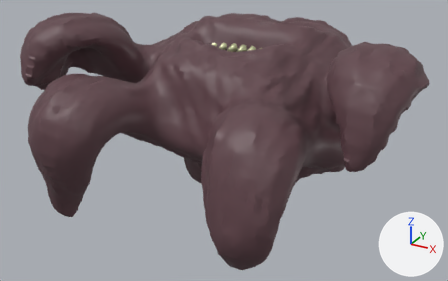
Before and after pictures for a commit that changed the FBX model Assets/Blender Files/Models/Bat LOD.fbx.
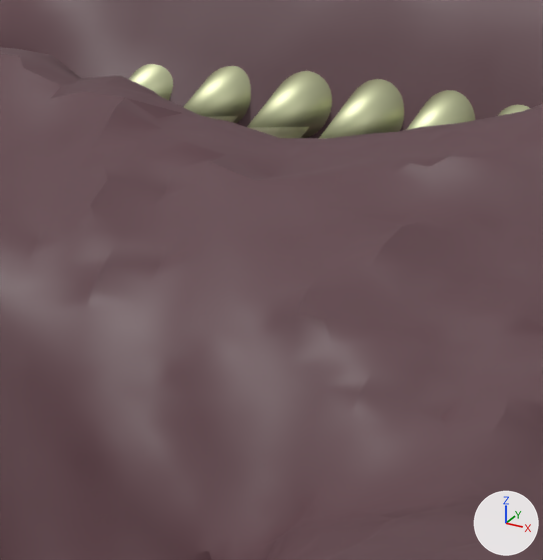
The first picture shows the older version from a 50 mm camera at (2.5, 24.99, 2.0) aimed at (-0.03, 29.6, -0.3). The close-ups show both versions on the part from 43% to 59% of the width and 12% to 38% of the height of that picture. Lighting does not change. The marker at lower right points along +X, +Y and +Z. Objects named as collision shapes, trigger or cutter boxes, shadow casters or lower levels of detail are left out. Where no turn or scale is listed for an object, it has been applied to the vertices.

The older version as bpy lines, for what is in view:
```python
me_sphere_008 = bpy.data.meshes.new('Sphere.008')
me_sphere_008.from_pydata(...)  # 22098 vertices, 22163 faces; spans x -187.0..176.0, y -176.0..119.0, z -89.0..83.0
# faces by material slot: [20644, 1024, 495]
me_sphere_008.materials.append(mat_alternate_grunt_skin_material)  # brown #61444a
me_sphere_008.materials.append(mat_alternate_grunt_eye_material)  # green #e6ff96
me_sphere_008.materials.append(mat_alternate_grunt_teeth_material)  # beige #c1c49f
ob_bat_lod0 = bpy.data.objects.new('Bat_LOD0', me_sphere_008)
ob_bat_lod0.location = (0.0, 30.0, 0.0)
ob_bat_lod0.scale = (0.01, 0.01, 0.01)
```
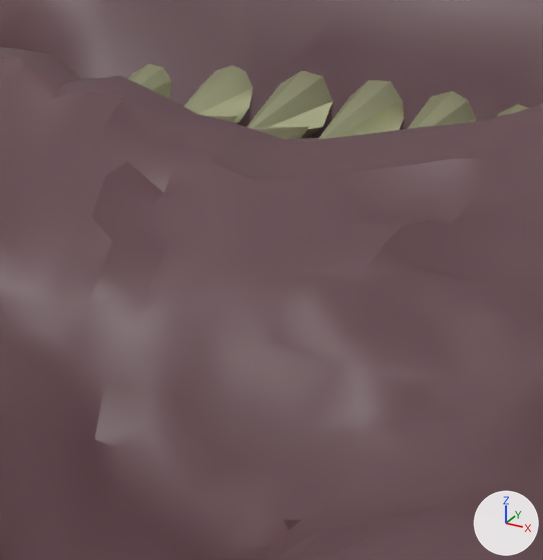
Boxes (x1, y1, x2, y2) around the edits, measured in the close-ups (543 x 560 px):
```json
{"object": "Bat_LOD0", "change": "reshaped", "before": [0, 0, 543, 560], "after": [0, 0, 543, 560]}
```

Edits to the scene script, one JSON object a line:
```json
{"op": "set", "path": "ob_bat_lod0", "old": "bpy.data.objects.new('Bat_LOD0', me_sphere_008)", "new": "bpy.data.objects.new('Bat_LOD0', me_sphere_015)"}
```
